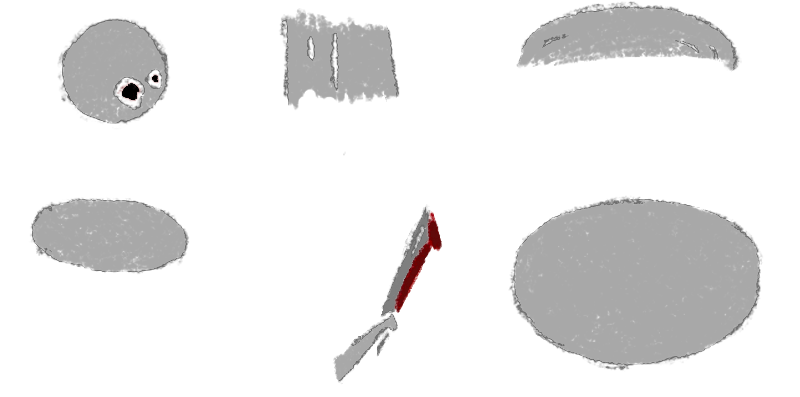
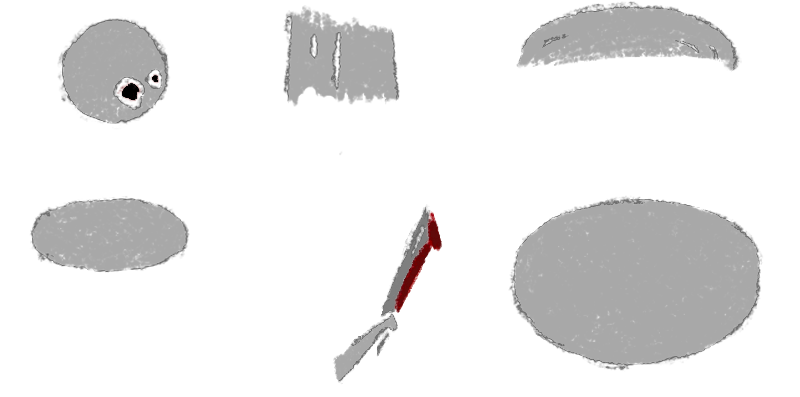
Comparing the layer stacks of the two 800px x 397px images. Changes:
painted on "Layer 14 Kopie" over (29, 5, 400, 275)
